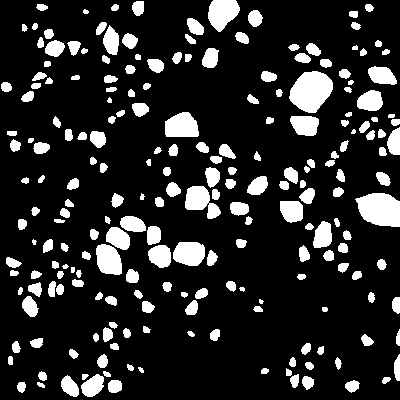
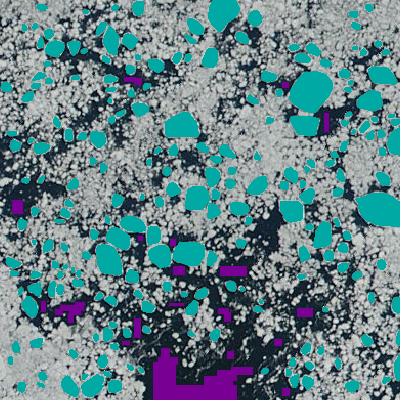
Layers edited between the first and the second 400 x 400 image:
hid "ice floes" (1st of 2) over <box>0,0,400,400</box>
added layer "water samples" above "ice floes" over <box>12,77,329,400</box>
